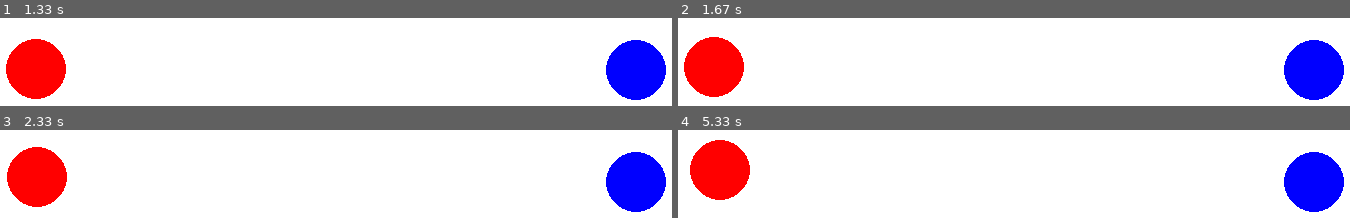
Above: before the commit, frames 1-4 (two rows, left to right).
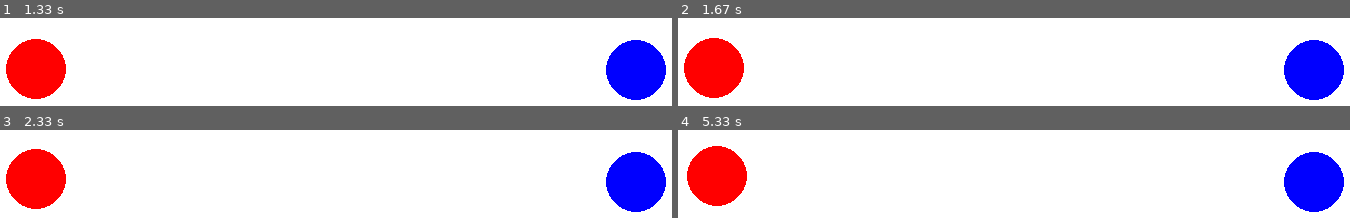
Above: after the commit, the same moments.

Repository: TOEGENT/pygame_project
Game: pygame game, started from main.py
The game is run twice, just before and just after one commit, with the same random seed, the same clock (stepped at 60 frames per second) and the same inputs.
Inputs:
- Up to frame 1 (1.33 s): hold Up 0.83-1.3 s
- Up to frame 2 (1.67 s): hold Right from 1.33 s (still down)
- Up to frame 3 (2.33 s): release Right at 1.8 s; hold Left from 1.83 s (still down)
- Up to frame 4 (5.33 s): release Left at 2.37 s; hold Right 3.57-4.2 s; hold Down 4.23-4.6 s; hold Right from 5.13 s (still down)

Frame 1 is identical in both runs. In frame 2, 0.2% of the frame differs, in the area x 0-10%, y 21-91%; in frame 3, 0.5%; in frame 4, 1.3%, in the area x 1-11%, y 11-87%.

Commit message:
Убрал баг с удвоением скорости

Diff:
--- a/main.py
+++ b/main.py
@@ -119,12 +119,6 @@
 
 
 
-        player.velocity[0] *= (1 - FRICTION)
-        player.velocity[1] *= (1 - FRICTION)
-
-        player.pos[0] += player.velocity[0]
-        player.pos[1] += player.velocity[1]
-
 
     def update(self):
         self.check_input()
